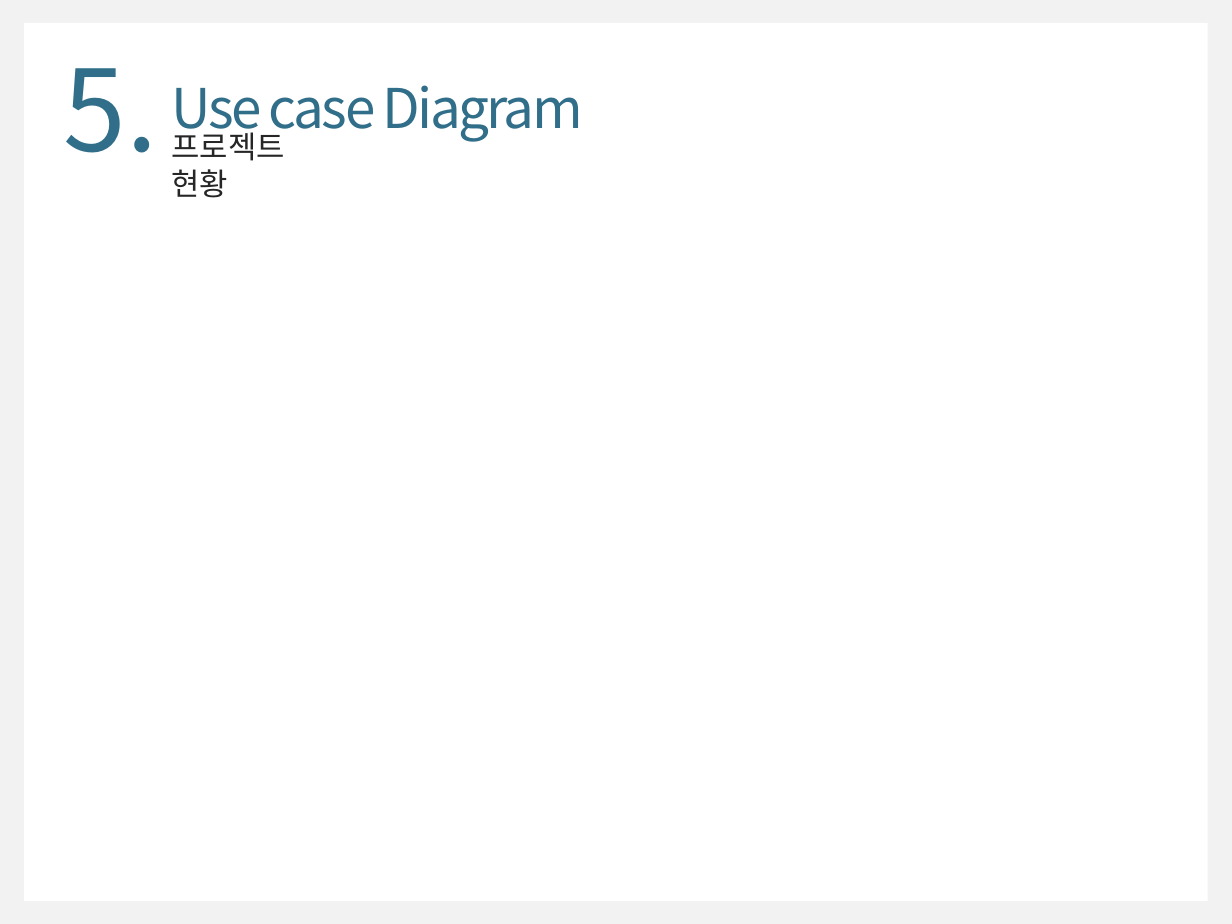
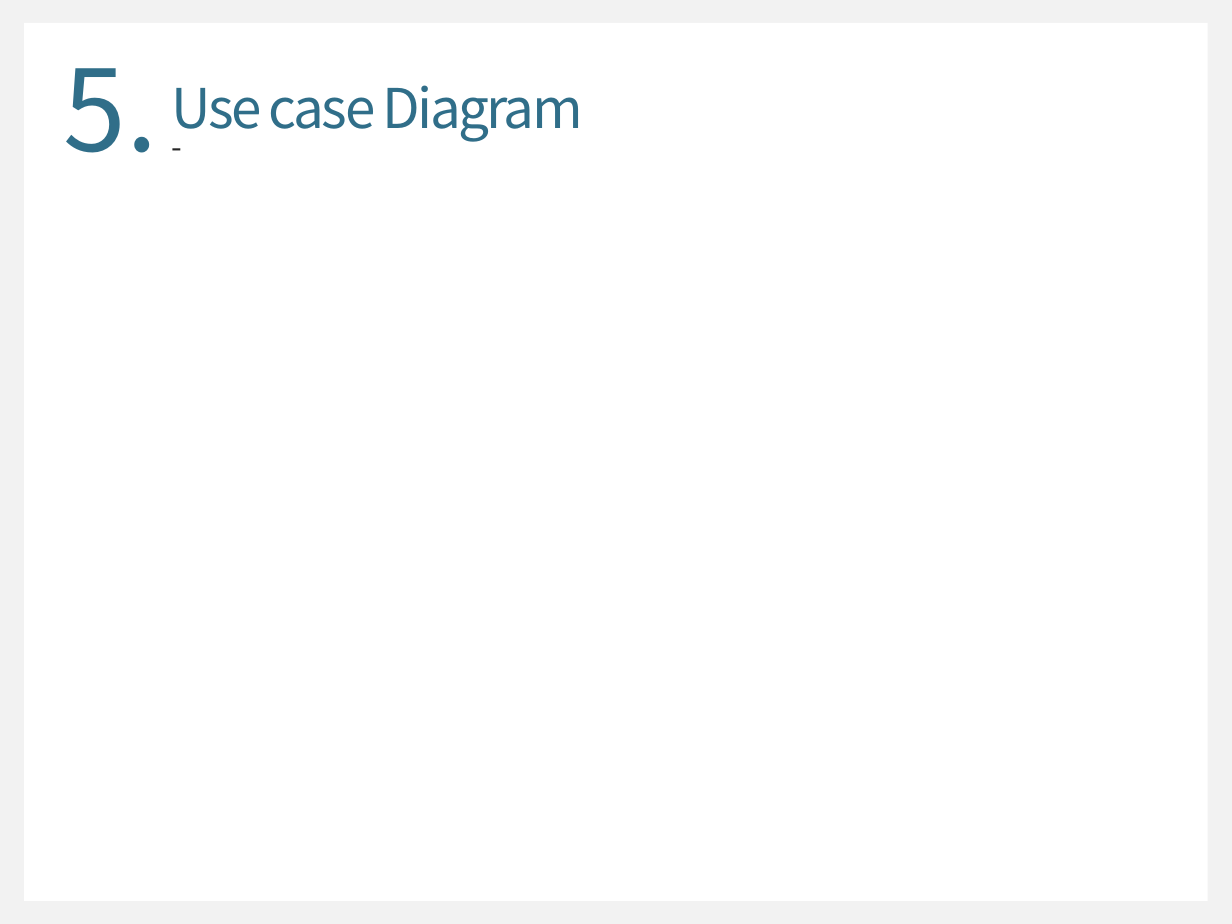
Before and after one commit to WongyuLee/KNU_SoftwareEngineering_2Team, a slide deck: slide 10 of SoftwareEngineering_2Team.pptx (slide 8 before the commit). Drawn at 1232x924 pixels with LibreOffice and Linux fonts; fonts in the diff are those of the drawing. Boxes give left, top, right and bottom in pixels: in the first picture for what was removed or moved away, otherwise in the second. Text is boxed around its words. In the diff, an @@ line names an element or a change of style, - is before the commit and + after.

```diff
--- a/SoftwareEngineering_2Team.pptx
+++ b/SoftwareEngineering_2Team.pptx
@@ text at (x1=171, y1=127, x2=284, y2=198): text changed @@
-프로젝트 현황
+-
```
Also in this commit, not shown: 6 other slides changed, 3 slides added, 1 slide removed.
